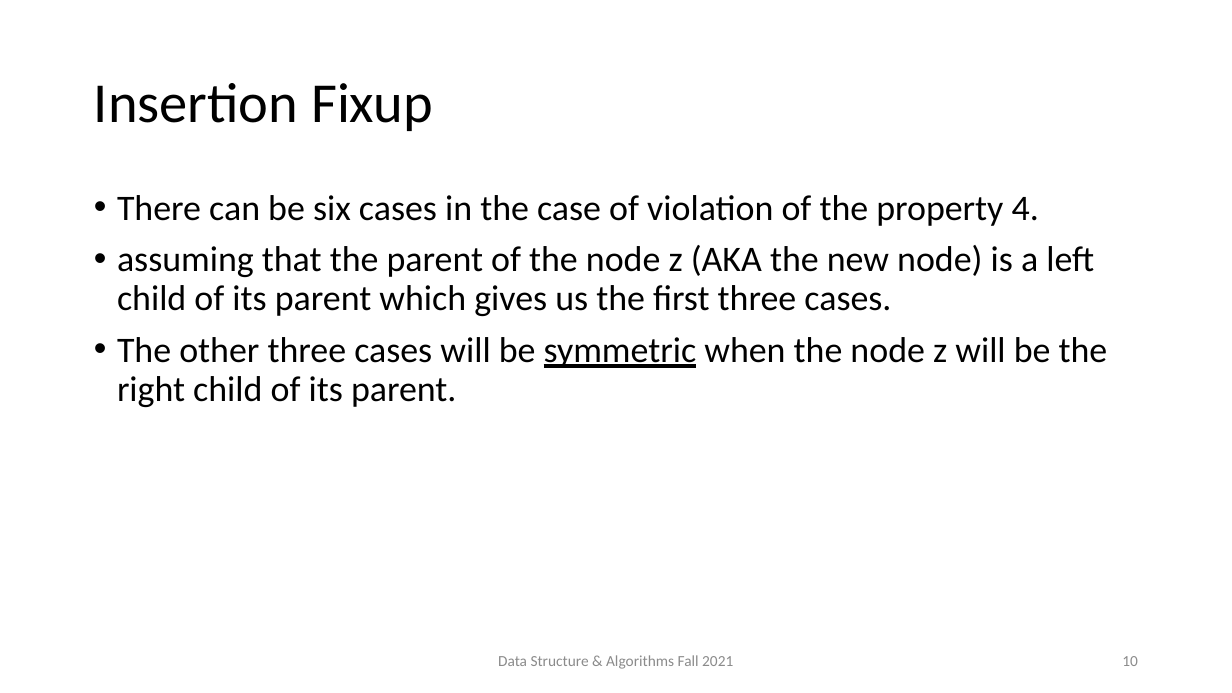
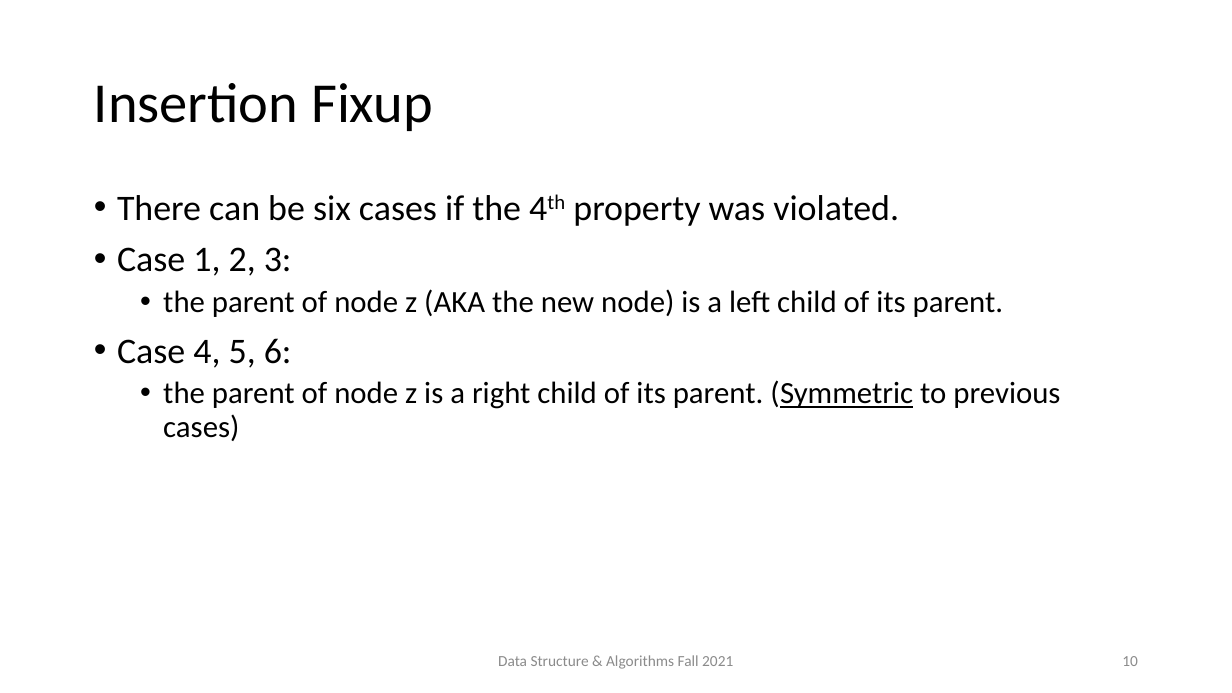
Before and after one commit to AUT-CEIT-Archive/CE203-DS-TA, a slide deck: slide 10 of slides/13_RBT-Insert.pptx. Drawn at 1232x693 pixels with LibreOffice and Linux fonts; fonts in the diff are those of the drawing. Boxes give left, top, right and bottom in pixels: in the first picture for what was removed or moved away, otherwise in the second. Text is boxed around its words. In the diff, an @@ line names an element or a change of style, - is before the commit and + after.

Commit message:
rbt insert edited

```diff
--- a/slides/13_RBT-Insert.pptx
+++ b/slides/13_RBT-Insert.pptx
@@ text at bbox=[117, 195, 1060, 441]: text changed; size 28 to 24 pt @@
-• There can be six cases in the case of violation of the property 4.
-• assuming that the parent of the node z (AKA the new node) is a left child of its parent which gives us the first three cases.
-• The other three cases will be symmetric when the node z will be the right child of its parent.
+• There can be six cases if the 4th property was violated.
+• Case 1, 2, 3:
+  • the parent of node z (AKA the new node) is a left child of its parent.
+• Case 4, 5, 6:
+  • the parent of node z is a right child of its parent. (Symmetric to previous cases)
```
Also in this commit, not shown: 7 other slides changed.
